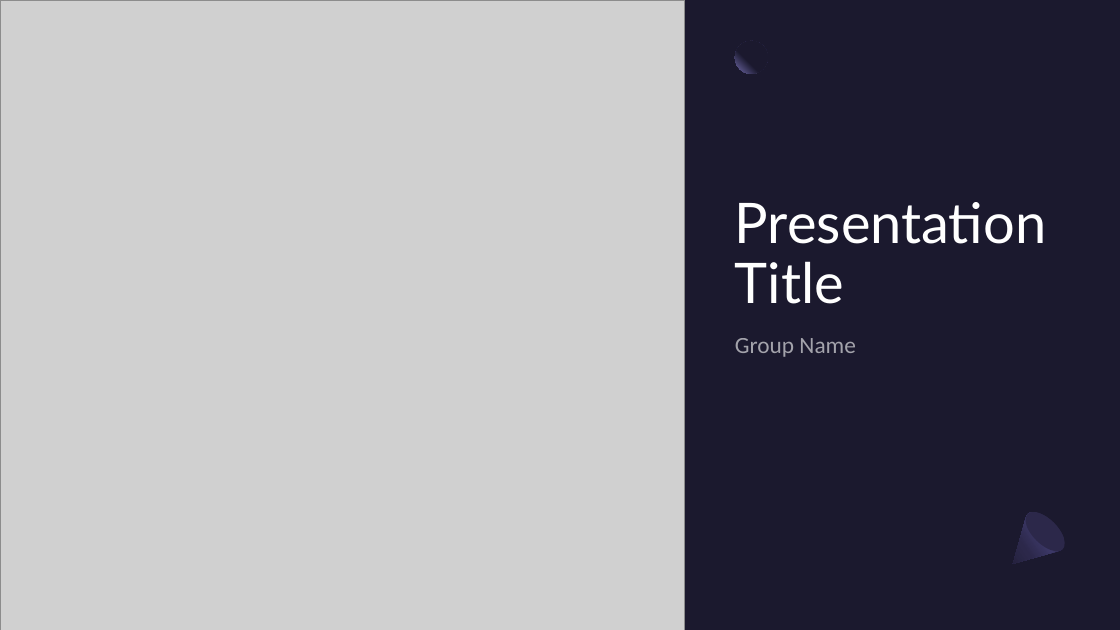
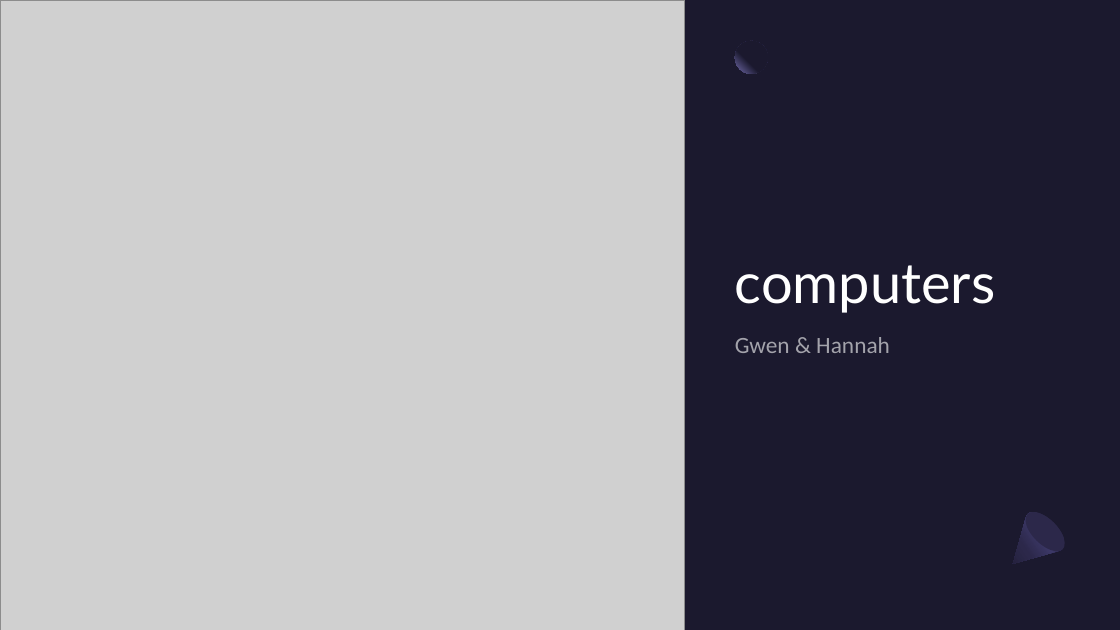
Before and after one commit to Digital-Tech-KKHS/10dtc-computer-hardware-Hannah1728, a slide deck: slide 1 of Presentation Template.pptx. Drawn at 1120x630 pixels with LibreOffice and Linux fonts; fonts in the diff are those of the drawing; grey boxes stand for pictures. Boxes give left, top, right and bottom in pixels: in the first picture for what was removed or moved away, otherwise in the second. Text is boxed around its words. In the diff, an @@ line names an element or a change of style, - is before the commit and + after.

```diff
--- a/Presentation Template.pptx
+++ b/Presentation Template.pptx
@@ title at [735, 265, 995, 313]: text changed @@
-Presentation Title
+computers
@@ text at [735, 337, 890, 353]: text changed @@
-Group Name
+Gwen & Hannah
```
Also in this commit, not shown: 8 other slides changed.
